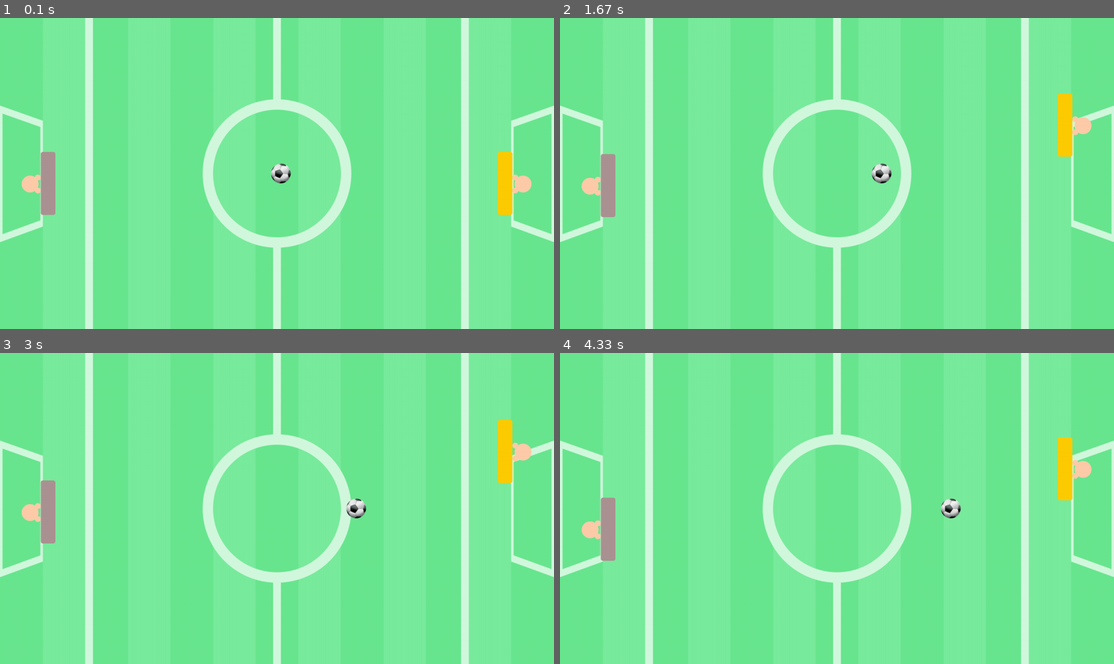
Above: before the commit, frames 1-4 (two rows, left to right).
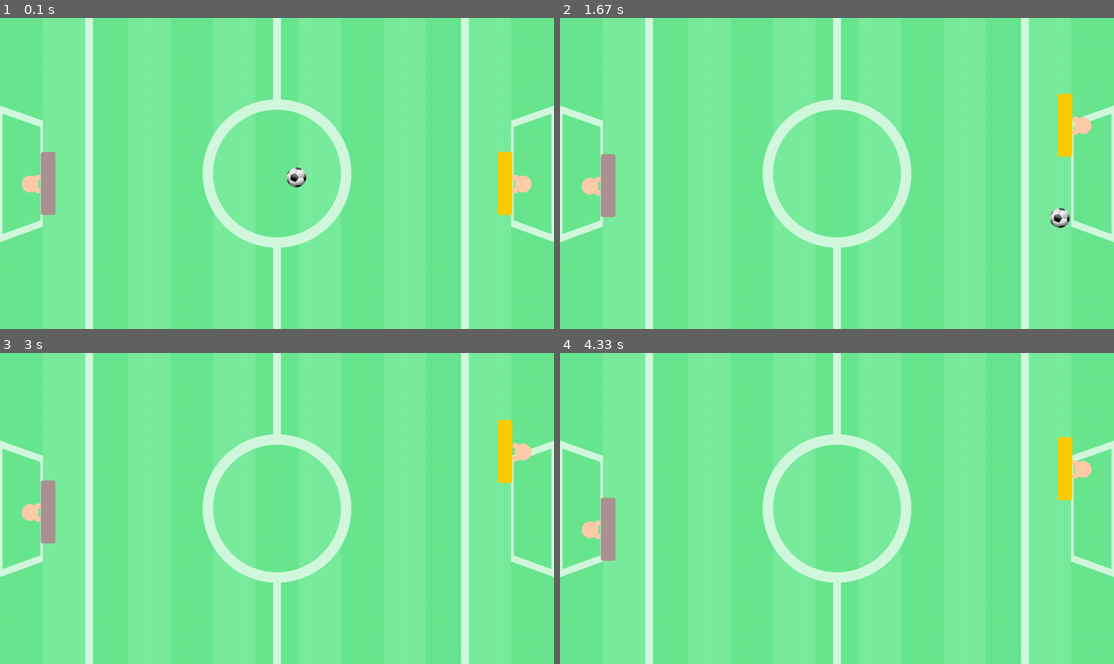
Above: after the commit, the same moments.

Repository: brunoeduardoed433/Course_Pygame
Game: pygame game, started from Pong_Main.py
Two runs of this game, one before a commit and one after it. Both use one fixed random seed, a clock stepped at 60 frames per second and the inputs below.
Inputs:
- Up to frame 1 (0.1 s): no input
- Up to frame 2 (1.67 s): hold Up 0.33-0.8 s; hold Down 0.83-1.13 s; hold S 0.83-1.13 s; hold Up 1.17-1.53 s; hold W 1.17-1.53 s; hold Down from 1.57 s (still down); hold S from 1.57 s (still down)
- Up to frame 3 (3 s): release Down at 1.93 s; release S at 1.93 s; hold Up 1.97-2.27 s; hold W 1.97-2.27 s; hold Down 2.3-2.6 s; hold S 2.3-2.6 s; hold Up from 2.63 s (still down); hold W from 2.63 s (still down)
- Up to frame 4 (4.33 s): release Up at 3 s; release W at 3 s; hold Down 3.03-3.4 s; hold S 3.03-3.4 s; hold Up 3.43-3.73 s; hold W 3.43-3.73 s; hold Down 3.77-4.07 s; hold S 3.77-4.07 s; hold Up from 4.1 s (still down); hold W from 4.1 s (still down)

The runs differ from the first frame. In frame 1, 0.3% of the frame differs, in the area x 48-56%, y 46-55%; in frame 2, 0.4%, in the area x 56-93%, y 46-68%; in frame 3, 0.2%; in frame 4, 0.2%.

Commit message:
Colisão_E_Movimento_Bolinha

Diff:
--- a/Pong_Main.py
+++ b/Pong_Main.py
@@ -69,14 +69,33 @@
 ball = pygame.image.load("assets/ball.png")
 ball_x = 617
 ball_y = 337
-
+ball_dir = 5
+ball_dir_y = 1
 
 def move_ball():
 
     global ball_x
     global ball_y
+    global ball_dir
+    global ball_dir_y
 
-    ball_x += 1
+    ball_x += ball_dir
+    ball_y += ball_dir_y
+
+    if ball_x < 120:
+        if player1_y < ball_y + 23:
+            if player1_y + 146 > ball_y:
+                ball_dir *= -1
+
+    if ball_x > 1100:
+        if player2_y < ball_y + 23:
+            if player2_y + 146 > ball_y:
+                ball_dir *= -1
+
+    if ball_y > 685:
+        ball_dir_y *= -1
+    elif ball_y <= 0:
+        ball_dir_y *= -1
 
 
 def draw():
